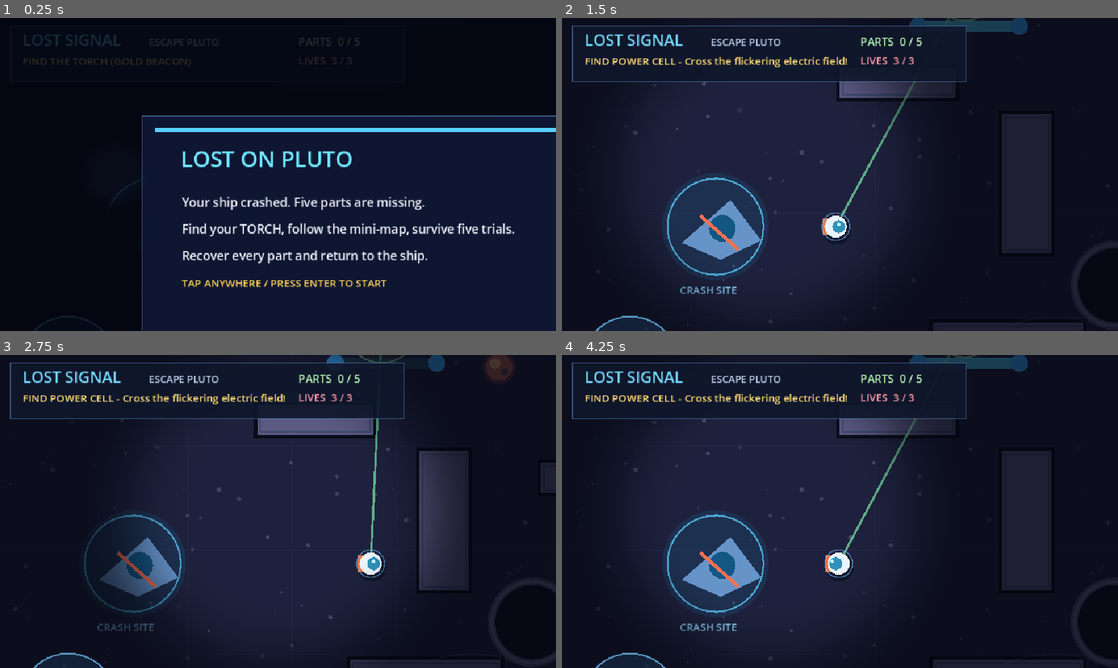
Above: before the commit, frames 1-4 (two rows, left to right).
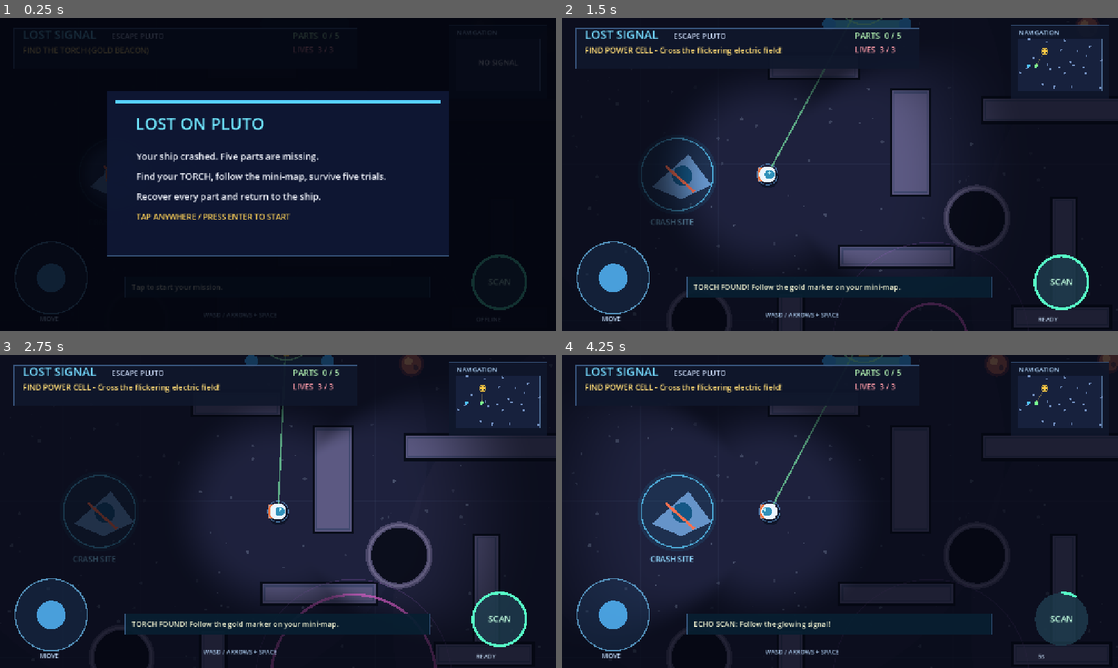
Above: after the commit, the same moments.

Repository: aazannoorkhuwaja/lost-signal-escape-pluto
Game: Godot game, scene res://main.tscn
The game is run twice, just before and just after one commit, with the same random seed, the same clock (stepped at 60 frames per second) and the same inputs.
Inputs (mouse positions are in pixels of both pictures, inside the frame that each line leads up to):
- Up to frame 1 (0.25 s): no input
- Up to frame 2 (1.5 s): tap Enter at 0.5, 0.6 s; move the mouse to (962, 158) at 0.52 s; hold D 0.53-1.25 s; click (962, 158) at 0.67 s; tap Space at 0.77 s; tap Keypad Enter at 0.8 s; drag from (728, 190) to (812, 237) at 1.27 s
- Up to frame 3 (2.75 s): move the mouse to (333, 442) at 2.02 s; hold D from 2.03 s (still down); tap Enter at 2.1 s; click (333, 442) at 2.17 s; tap Keypad Enter at 2.3 s
- Up to frame 4 (4.25 s): release D at 2.75 s; drag from (812, 574) to (673, 464) at 2.77 s; move the mouse to (1006, 558) at 3.52 s; hold A from 3.53 s (still down); tap Enter at 3.6 s; click (1006, 558) at 3.67 s; tap Space at 3.77 s; tap Keypad Enter at 3.8 s

The runs differ from the first frame. In frame 1, 41% of the frame differs, in the area x 2-100%, y 4-100%; in frame 2, 24%; in frame 3, 28%; in frame 4, 21%.

Commit message:
Align mobile controls and camera, give beacon a crossing window and animate escape

Diff:
--- a/LOST_SIGNAL_Godot_Project/LOST_SIGNAL_PlutO/fog.gdshader
+++ b/LOST_SIGNAL_Godot_Project/LOST_SIGNAL_PlutO/fog.gdshader
@@ -5,9 +5,14 @@
 uniform float darkness = 0.88;
 uniform float aspect = 1.777778;
 
+uniform vec2 facing = vec2(1.0, 0.0);
+uniform bool has_torch = false;
+
 void fragment() {
     vec2 diff = (UV - hero_screen) * vec2(aspect, 1.0);
     float distance_to_hero = length(diff);
-    float outer = smoothstep(torch_radius * 0.48, torch_radius, distance_to_hero);
+    float beam = smoothstep(0.50, 0.94, dot(diff / max(distance_to_hero, 0.0001), facing));
+    float radius = torch_radius * (has_torch ? mix(0.6, 1.35, beam) : 1.0);
+    float outer = smoothstep(radius * 0.48, radius, distance_to_hero);
     COLOR = vec4(0.015, 0.025, 0.065, outer * darkness);
 }
--- a/LOST_SIGNAL_Godot_Project/LOST_SIGNAL_PlutO/hud.gd
+++ b/LOST_SIGNAL_Godot_Project/LOST_SIGNAL_PlutO/hud.gd
@@ -9,6 +9,22 @@
     mouse_filter = Control.MOUSE_FILTER_IGNORE
     set_anchors_and_offsets_preset(Control.PRESET_FULL_RECT)
 
+# Convert Android's physical safe rectangle to the same logical coordinates
+# used by the camera. Keep drawing and pointer hit tests in this same space.
+func safe_transform() -> Transform2D:
+    if OS.get_name() != "Android":
+        return Transform2D.IDENTITY
+    var screen_to_canvas := get_viewport().get_screen_transform().affine_inverse()
+    var safe := (screen_to_canvas * Rect2(DisplayServer.get_display_safe_area())).intersection(Rect2(0, 0, SW, SH))
+    if not safe.has_area():
+        return Transform2D.IDENTITY
+    var factor := minf(safe.size.x / SW, safe.size.y / SH)
+    var offset := safe.get_center() - Vector2(SW, SH) * factor * 0.5
+    return Transform2D(0, Vector2.ONE * factor, 0, offset)
+
+func pointer_position(viewport_point: Vector2) -> Vector2:
+    return safe_transform().affine_inverse() * viewport_point
+
 func text_at(label: String, pos: Vector2, size: int = 18, color: Color = Color.WHITE) -> void:
     draw_string(ThemeDB.fallback_font, pos, label, HORIZONTAL_ALIGNMENT_LEFT, -1.0, size, color)
 
@@ -19,12 +35,13 @@
 func _draw() -> void:
     if game == null:
         return
-    panel(Rect2(18, 14, 680, 96))
-    text_at("LOST SIGNAL", Vector2(39, 48), 27, Color(0.46, 0.86, 1.0))
+    draw_set_transform_matrix(safe_transform())
+    panel(Rect2(32, 24, 790, 94))
+    text_at("LOST SIGNAL", Vector2(52, 48), 27, Color(0.46, 0.86, 1.0))
     text_at("ESCAPE PLUTO", Vector2(257, 48), 17, Color(0.77, 0.83, 0.94))
-    text_at(game.objective_text(), Vector2(39, 81), 18, Color(1, 0.86, 0.46))
-    text_at("PARTS  %d / 5" % game.collected, Vector2(515, 48), 19, Color(0.74, 1.0, 0.73))
-    text_at("LIVES  %d / 3" % game.lives, Vector2(515, 80), 18, Color(1.0, 0.61, 0.66))
+    text_at(game.objective_text(), Vector2(52, 81), 18, Color(1, 0.86, 0.46))
+    text_at("PARTS  %d / 5" % game.collected, Vector2(674, 48), 19, Color(0.74, 1.0, 0.73))
+    text_at("LIVES  %d / 3" % game.lives, Vector2(674, 80), 18, Color(1.0, 0.61, 0.66))
 
     # Mini-map: all positions are based on actual world coordinates.
     var mm := Rect2(1034, 16, 226, 170)
@@ -33,18 +50,22 @@
     var area := Rect2(1050, 49, 193, 119)
     draw_rect(area, Color(0.09, 0.13, 0.24))
     draw_rect(area, Color(0.3, 0.42, 0.57), false, 1.0)
-    for zone in game.map_landmarks:
-        var mp: Vector2 = zone
-        var p := Vector2(area.position.x + mp.x / game.WORLD_W * area.size.x, area.position.y + mp.y / game.WORLD_H * area.size.y)
-        draw_circle(p, 2.5, Color(0.45, 0.57, 0.76))
-    var ship_pos := map_pos(game.ship, area)
-    draw_circle(ship_pos, 4, Color(0.31, 0.77, 1.0))
-    var objective := map_pos(game.get_target_position(), area)
-    draw_circle(objective, 5.3, Color(1.0, 0.79, 0.27))
-    draw_arc(objective, 7, 0, TAU, 24, Color(1.0, 0.80, 0.25, 0.80), 1.3)
-    var player_pos := map_pos(game.player, area)
-    draw_circle(player_pos, 4.5, Color(0.47, 1.0, 0.57))
-    draw_line(player_pos, objective, Color(1, 0.83, 0.4, 0.38), 1.1)
+    if game.torch_found:
+        for zone in game.map_landmarks:
+            var mp: Vector2 = zone
+            var p := Vector2(area.position.x + mp.x / game.WORLD_W * area.size.x, area.position.y + mp.y / game.WORLD_H * area.size.y)
+            draw_circle(p, 2.5, Color(0.45, 0.57, 0.76))
+        var ship_pos := map_pos(game.ship, area)
+        draw_circle(ship_pos, 4, Color(0.31, 0.77, 1.0))
+        var objective := map_pos(game.get_target_position(), area)
+        draw_circle(objective, 5.3, Color(1.0, 0.79, 0.27))
+        draw_arc(objective, 7, 0, TAU, 24, Color(1.0, 0.80, 0.25, 0.80), 1.3)
+        var player_pos := map_pos(game.player, area)
+        draw_circle(player_pos, 4.5, Color(0.47, 1.0, 0.57))
+        draw_line(player_pos, objective, Color(1, 0.83, 0.4, 0.38), 1.1)
+
+    else:
+        text_at("NO SIGNAL", area.get_center() - Vector2(46, 0), 17)
 
     # Virtual thumbstick. Also works with mouse when touch emulation is on.
     var jc := Vector2(118, 598)
@@ -58,8 +79,9 @@
     draw_circle(sc, 61, Color(0.12, 0.24, 0.31, 0.79))
     draw_arc(sc, 61, -PI / 2.0, -PI / 2.0 + TAU * available, 48, Color(0.34, 1.0, 0.78), 6)
     text_at("SCAN", Vector2(1124, 614), 20, Color(0.76, 1.0, 0.88))
-    text_at("5s cooldown", Vector2(1096, 698), 14, Color(0.73, 0.82, 0.92))
-    text_at("WASD / ARROWS + SPACE", Vector2(468, 688), 14, Color(0.66, 0.78, 0.92))
+    text_at(("READY" if game.scan_cooldown <= 0 else "%ds" % ceili(game.scan_cooldown)) if game.torch_found else "OFFLINE", Vector2(1096, 698), 14, Color(0.73, 0.82, 0.92))
+    if not OS.has_feature("mobile"):
+        text_at("WASD / ARROWS + SPACE", Vector2(468, 688), 14, Color(0.66, 0.78, 0.92))
 
     # Short visible story/hint above bottom controls.
     if game.message_time > 0:
@@ -71,7 +93,7 @@
     elif game.mode == "dead":
         modal("SIGNAL LOST", ["Your suit ran out of lives.", "Collected: %d / 5 components" % game.collected, "TAP ANYWHERE / PRESS ENTER TO RETRY"])
     elif game.mode == "win":
-        modal("MISSION COMPLETE!", ["The engines are back online.", "Navigation confirmed: EARTH -- HOME.", "You escaped Pluto with all five components!", "TAP ANYWHERE / PRESS ENTER TO PLAY AGAIN"])
+        modal("MISSION COMPLETE!", ["Flight time: %d:%02d   /   Suit integrity: %d of 3" % [int(game.time_elapsed) / 60, int(game.time_elapsed) % 60, game.lives], "Navigation confirmed: EARTH -- HOME.", "You escaped Pluto with all five components!", "TAP ANYWHERE / PRESS ENTER TO PLAY AGAIN"])
 
 func map_pos(world: Vector2, area: Rect2) -> Vector2:
     return Vector2(area.position.x + world.x / game.WORLD_W * area.size.x, area.position.y + world.y / game.WORLD_H * area.size.y)
--- a/LOST_SIGNAL_Godot_Project/LOST_SIGNAL_PlutO/main.gd
+++ b/LOST_SIGNAL_Godot_Project/LOST_SIGNAL_PlutO/main.gd
@@ -18,6 +18,9 @@
 var joy := Vector2.ZERO
 var stick_down := false
 var stick_touch_id := -99
+var pickup_time := 0.0
+var pickup_position := Vector2.ZERO
+var launch_time := 0.0
 var mode := "intro"
 var collected := 0
 var torch_found := false
@@ -104,6 +107,7 @@
 func _process(delta: float) -> void:
 	delta = minf(delta, 0.05)
 	clock += delta
+	pickup_time = maxf(0, pickup_time - delta)
 	if message_time > 0:
 		message_time -= delta
 	if scan_cooldown > 0:
@@ -112,6 +116,11 @@
 		scan_show -= delta
 	if hurt_invincible > 0:
 		hurt_invincible -= delta
+
+	if mode == "launch":
+		launch_time += delta
+		if launch_time >= 2.5:
+			mode = "win"
 
 	if mode == "playing":
 		time_elapsed += delta
@@ -137,6 +146,8 @@
 
 	_update_camera()
 	if fog != null:
+		fog.material.set_shader_parameter("facing", facing)
+		fog.material.set_shader_parameter("has_torch", torch_found)
 		var hero_uv := (player - camera_origin) / SCREEN
 		fog.material.set_shader_parameter("hero_screen", hero_uv)
 		fog.material.set_shader_parameter("torch_radius", 0.13 if not torch_found else (0.63 if scan_show > 0 else 0.42))
@@ -174,6 +185,8 @@
 	if collected < parts.size():
 		var current: Dictionary = parts[collected]
 		if player.distance_to(current["pos"]) < 47.0:
+			pickup_position = current["pos"]
+			pickup_time = 0.6
 			collected += 1
 			checkpoint = player
 			hurt_invincible = 1.8
@@ -183,7 +196,9 @@
 			else:
 				show_message("%s RECOVERED! Next: %s" % [current["name"], parts[collected]["name"]], 3.3)
 	elif player.distance_to(ship) < 86.0:
-		mode = "win"
+		mode = "launch"
+		launch_time = 0.0
+		show_message("HULL SEALED   /   Launch sequence engaged", 2.5)
 		joy = Vector2.ZERO
 		play_sound("win")
 
@@ -202,8 +217,8 @@
 			take_damage("Meteor impact! Keep moving.")
 			return
 	# Challenge 5: a radio beacon sends out dangerous expanding rings.
-	var ring_dist := fmod(clock * 85.0, 225.0)
-	if player.distance_to(Vector2(850, 1125)) > 60.0 and absf(player.distance_to(Vector2(850, 1125)) - ring_dist) < 13.0:
+	var ring_dist := fmod(clock, 4.5) * 85.0
+	if player.distance_to(Vector2(850, 1125)) > 60.0 and ring_dist <= 225.0 and absf(player.distance_to(Vector2(850, 1125)) - ring_dist) < 13.0:
 		if player.distance_to(Vector2(850, 1125)) < 225.0:
 			take_damage("Signal pulse! Watch the expanding ring.")
 			return
@@ -254,6 +269,10 @@
 
 func restart_game() -> void:
 	mode = "playing"
+	clock = 0.0
+	pickup_time = 0.0
+	stick_down = false
+	stick_touch_id = -99
 	player = ship
 	checkpoint = ship
 	collected = 0
@@ -269,35 +288,37 @@
 func _input(event: InputEvent) -> void:
 	if event is InputEventKey and event.pressed and not event.echo:
 		if event.keycode == KEY_ENTER or event.keycode == KEY_KP_ENTER:
-			if mode != "playing":
+			if mode in ["intro", "dead", "win"]:
 				restart_game()
 		if event.keycode == KEY_SPACE:
 			activate_scan()
 	elif event is InputEventScreenTouch:
 		if event.pressed:
-			_touch_start(event.position, event.index)
+			_touch_start(hud.pointer_position(event.position), event.index)
 		elif stick_touch_id == event.index:
 			stick_down = false
 			stick_touch_id = -99
 			joy = Vector2.ZERO
 	elif event is InputEventScreenDrag:
 		if event.index == stick_touch_id:
-			joy = (event.position - Vector2(118, 598)).limit_length(72.0) / 72.0
+			joy = (hud.pointer_position(event.position) - Vector2(118, 598)).limit_length(72.0) / 72.0
 	elif event is InputEventMouseButton and event.button_index == MOUSE_BUTTON_LEFT:
 		if event.pressed:
-			_touch_start(event.position, -1)
+			_touch_start(hud.pointer_position(event.position), -1)
 		elif stick_touch_id == -1:
 			stick_down = false
 			stick_touch_id = -99
 			joy = Vector2.ZERO
 	elif event is InputEventMouseMotion and stick_touch_id == -1:
-		joy = (event.position - Vector2(118, 598)).limit_length(72.0) / 72.0
+		joy = (hud.pointer_position(event.position) - Vector2(118, 598)).limit_length(72.0) / 72.0
 
 func _touch_start(screen_position: Vector2, touch_id: int) -> void:
-	if mode != "playing":
+	if mode in ["intro", "dead", "win"]:
 		restart_game()
 		return
-	if screen_position.distance_to(Vector2(118, 598)) < 120:
+	if mode != "playing":
+		return
+	if not stick_down and screen_position.distance_to(Vector2(118, 598)) < 104:
 		stick_down = true
 		stick_touch_id = touch_id
 		joy = (screen_position - Vector2(118, 598)).limit_length(72.0) / 72.0
@@ -337,10 +358,13 @@
 	# Broken spaceship: exactly where the player must return after collecting all parts.
 	draw_circle(ship, 92, Color(0.12, 0.46, 0.64, 0.18))
 	draw_arc(ship, 83, 0, TAU, 42, Color(0.36, 0.81, 1.0, 0.75), 3)
-	var hull := PackedVector2Array([ship + Vector2(-58, 28), ship + Vector2(26, -46), ship + Vector2(79, 24), ship + Vector2(9, 57)])
+	var craft := ship + Vector2(0, -100 * launch_time * launch_time) if mode in ["launch", "win"] else ship
+	if mode == "launch":
+		draw_circle(craft + Vector2(0, 36), 15 + 5 * sin(clock * 40), Color.CORAL)
+	var hull := PackedVector2Array([craft + Vector2(-58, 28), craft + Vector2(26, -46), craft + Vector2(79, 24), craft + Vector2(9, 57)])
 	draw_colored_polygon(hull, Color(0.40, 0.58, 0.79))
-	draw_circle(ship + Vector2(12, 3), 23, Color(0.08, 0.34, 0.52))
-	draw_line(ship + Vector2(-26, -19), ship + Vector2(40, 40), Color(1.0, 0.44, 0.31), 6)
+	draw_circle(craft + Vector2(12, 3), 23, Color(0.08, 0.34, 0.52))
+	draw_line(craft + Vector2(-26, -19), craft + Vector2(40, 40), Color(1.0, 0.44, 0.31), 6)
 	_label_world("CRASH SITE", ship + Vector2(-62, 116), 18, Color(0.57, 0.85, 1.0))
 
 	# First recovery item: flashlight.
@@ -364,6 +388,9 @@
 		if active:
 			_label_world(item["name"], p + Vector2(-70, -61), 18, tint)
 
+	if pickup_time > 0:
+		draw_arc(pickup_position, 28 + (0.6 - pickup_time) * 105, 0, TAU, 40, Color(0.68, 1, 0.8, pickup_time / 0.6), 3)
+
 	# Challenge 1: dangerous but periodic electrical current.
 	var wire_color := Color(0.31, 0.82, 1.0, 0.90) if fmod(clock, 3.0) < 1.65 else Color(0.31, 0.82, 1.0, 0.20)
 	draw_rect(Rect2(615, 388, 175, 20), wire_color)
@@ -381,8 +408,9 @@
 
 	# Challenge 5: expanding signal ring, best watched before crossing.
 	var beacon := Vector2(850, 1125)
-	var ring_radius := fmod(clock * 85.0, 225.0)
-	draw_arc(beacon, maxf(2.0, ring_radius), 0, TAU, 68, Color(0.95, 0.4, 0.86, 0.70), 6)
+	var ring_radius := fmod(clock, 4.5) * 85.0
+	if ring_radius <= 225.0:
+		draw_arc(beacon, maxf(2.0, ring_radius), 0, TAU, 68, Color(0.95, 0.4, 0.86, 0.70), 6)
 	draw_arc(beacon, 225, 0, TAU, 68, Color(0.67, 0.40, 0.85, 0.22), 2)
 
 	# Scanner line appears briefly, intentionally showing direction, not auto-navigation.
@@ -392,7 +420,7 @@
 		draw_arc(target, 60 + 7 * sin(clock * 7.0), 0, TAU, 44, Color(0.6, 1.0, 0.72, 0.73), 3)
 
 	# Astronaut: tiny backpack, suit, helmet and facing visor.
-	if hurt_invincible <= 0 or fmod(clock * 10.0, 1.0) < 0.52:
+	if mode != "launch" and (hurt_invincible <= 0 or fmod(clock * 10.0, 1.0) < 0.52):
 		draw_circle(player + Vector2(2, 7), 24, Color(0.02, 0.05, 0.10, 0.54))
 		draw_rect(Rect2(player + Vector2(-23, -15), Vector2(13, 30)), Color(0.94, 0.46, 0.25))
 		draw_circle(player, 19.0, Color(0.92, 0.96, 1.0))
@@ -408,3 +436,9 @@
 
 func _label_world(s: String, p: Vector2, size: int, tint: Color) -> void:
 	draw_string(ThemeDB.fallback_font, p, s, HORIZONTAL_ALIGNMENT_LEFT, -1.0, size, tint)
+
+func _notification(what: int) -> void:
+	if what == NOTIFICATION_APPLICATION_FOCUS_OUT:
+		stick_down = false
+		stick_touch_id = -99
+		joy = Vector2.ZERO
--- a/LOST_SIGNAL_Godot_Project/LOST_SIGNAL_PlutO/project.godot
+++ b/LOST_SIGNAL_Godot_Project/LOST_SIGNAL_PlutO/project.godot
@@ -16,9 +16,17 @@
 
 [display]
 
-window/size/viewport_width=960
-window/size/viewport_height=540
+window/size/viewport_width=1280
+window/size/viewport_height=720
 window/stretch/mode="canvas_items"
+
+window/size/window_width_override=960
+window/size/window_height_override=540
+window/handheld/orientation=0
+
+[input_devices]
+
+pointing/emulate_mouse_from_touch=false
 
 [dotnet]
 
@@ -27,4 +35,6 @@
 [rendering]
 
 renderer/rendering_method="gl_compatibility"
+renderer/rendering_method.mobile="gl_compatibility"
 environment/defaults/default_clear_color=Color(0.038, 0.045, 0.12, 1)
+textures/vram_compression/import_etc2_astc=true
